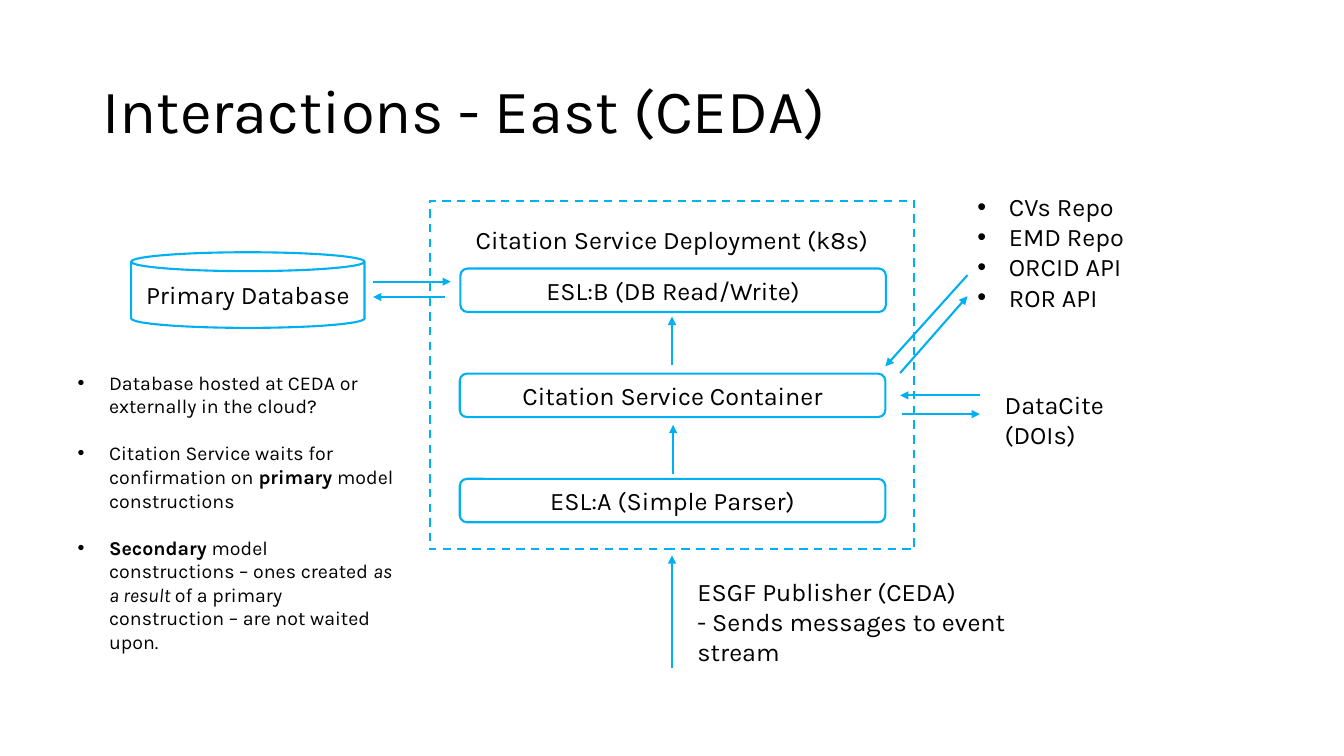
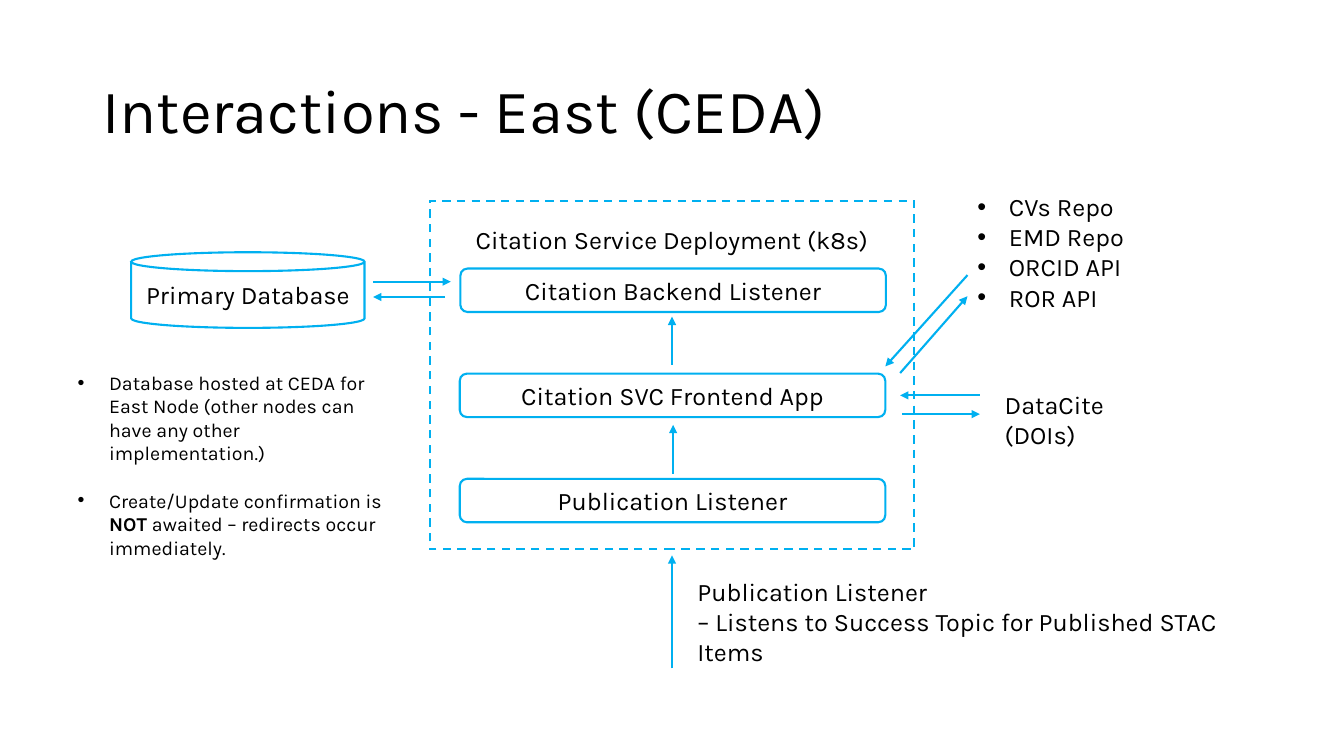
Before and after one commit to cedadev/cmip7-citation-service, a slide deck: slide 3 of docs/CitationServiceDiagrams.pptx. Drawn at 1344x756 pixels with LibreOffice and Linux fonts; fonts in the diff are those of the drawing. Boxes give left, top, right and bottom in pixels: in the first picture for what was removed or moved away, otherwise in the second. Text is boxed around its words. In the diff, an @@ line names an element or a change of style, - is before the commit and + after.

Commit message:
Updated diagrams, added publication_year to message requirements

```diff
--- a/docs/CitationServiceDiagrams.pptx
+++ b/docs/CitationServiceDiagrams.pptx
@@ text in rounded rectangle at (525,282,821,301): text changed @@
-ESL:B (DB Read/Write)
+Citation Backend Listener
@@ text at (109,376,382,532): text changed @@
-• Database hosted at CEDA or externally in the cloud?
-• Citation Service waits for confirmation on primary model constructions
-• Secondary model constructions – ones created as a result of a primary construction – are not waited upon.
+• Database hosted at CEDA for East Node (other nodes can have any other implementation.)
+• Create/Update confirmation is NOT awaited – redirects occur immediately.
@@ text in rounded rectangle at (521,387,824,411): text changed @@
-Citation Service Container
+Citation SVC Frontend App
@@ text in rounded rectangle at (558,492,787,511): text changed @@
-ESL:A (Simple Parser)
+Publication Listener
@@ text at (697,583,1217,637): text changed @@
-ESGF Publisher (CEDA)
-- Sends messages to event stream
+Publication Listener
+– Listens to Success Topic for Published STAC Items
```
Also in this commit, not shown: 1 other slide changed, 2 slides removed, 2 other files.
